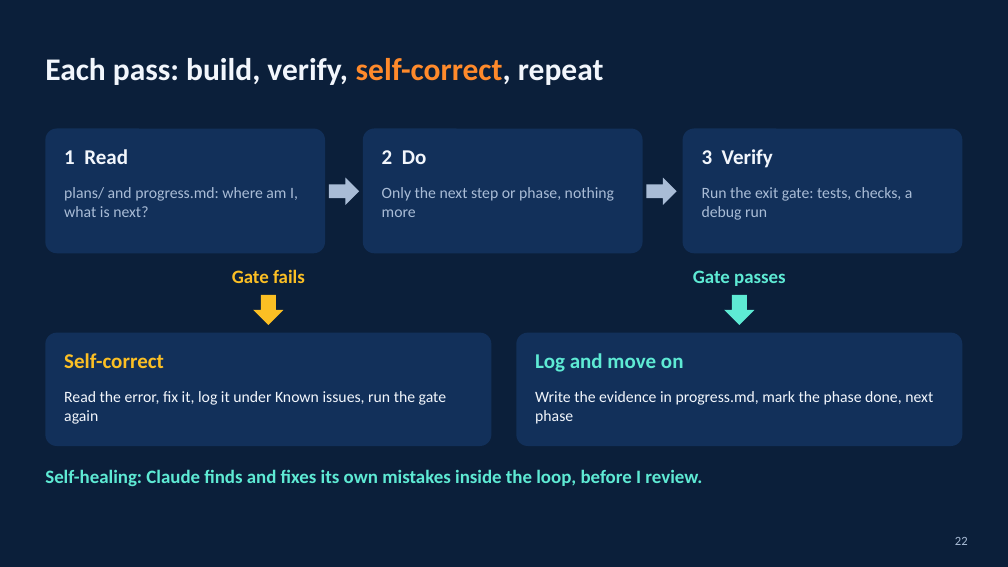
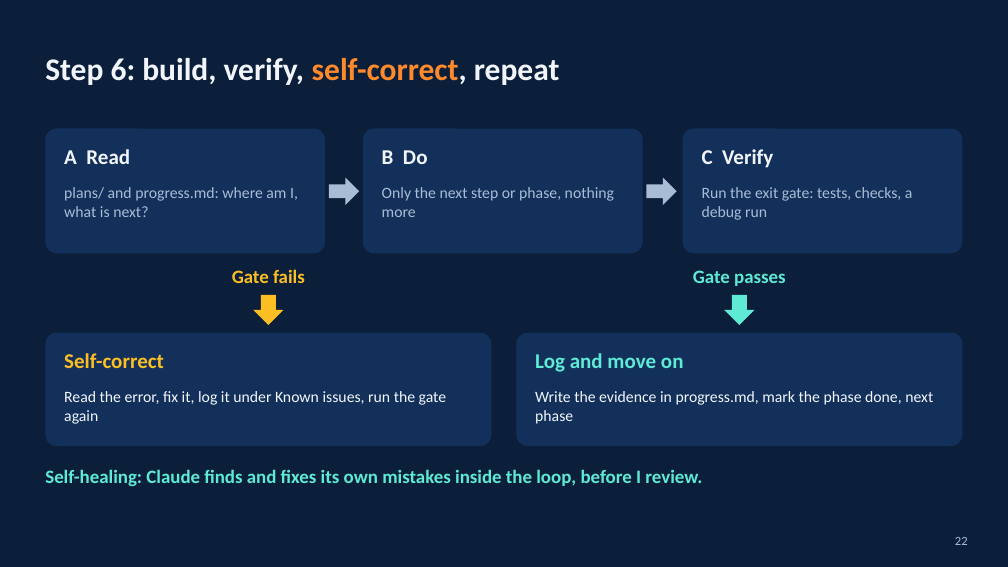
Before and after one commit to HinePo/ai-agent-learning-path, a slide deck: slide 22 of resources/claude_code_vscode_tricks.pptx. Drawn at 1008x567 pixels with LibreOffice and Linux fonts; fonts in the diff are those of the drawing. Boxes give left, top, right and bottom in pixels: in the first picture for what was removed or moved away, otherwise in the second. Text is boxed around its words. In the diff, an @@ line names an element or a change of style, - is before the commit and + after.

```diff
--- a/resources/claude_code_vscode_tricks.pptx
+++ b/resources/claude_code_vscode_tricks.pptx
@@ title at [45,58,560,85]: text changed @@
-Each pass: build, verify, self-correct, repeat
+Step 6: build, verify, self-correct, repeat
@@ text at [64,149,130,164]: text changed @@
-1 Read
+A Read
@@ text at [702,149,773,168]: text changed @@
-3 Verify
+C Verify
@@ text at [382,150,428,164]: text changed @@
-2 Do
+B Do
```
Also in this commit, not shown: 7 other slides changed, 1 other file.
